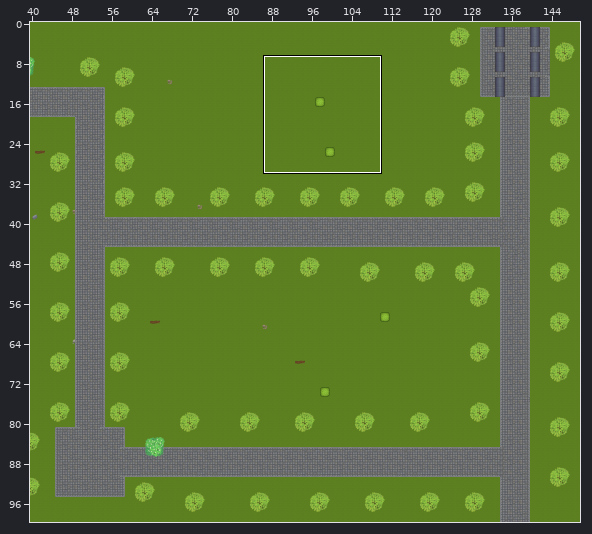
Level history. Tiled map (JSON): asset/img/tiled/location_5.json. Above, an overview of the earlier version with the close-up marked.
Close-up. The starting point:
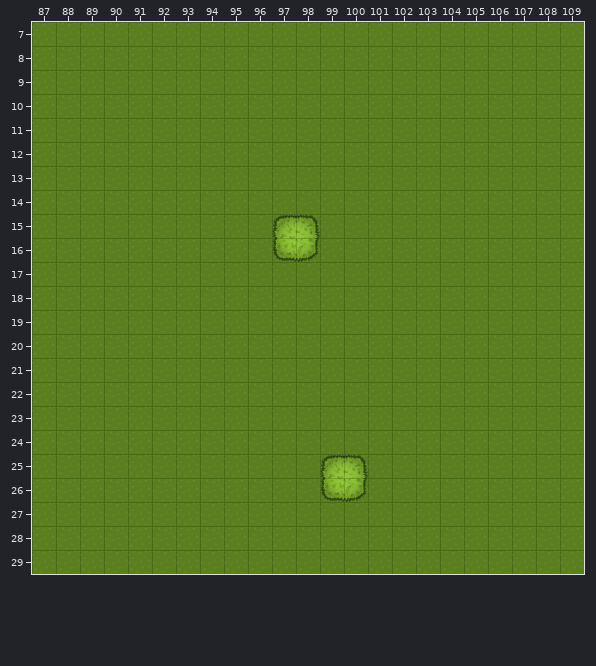
Cells are 32x32 px. Shown: x 87..109, y 7..29. The commit also changed other parts of the map, which this record leaves out.
The result:
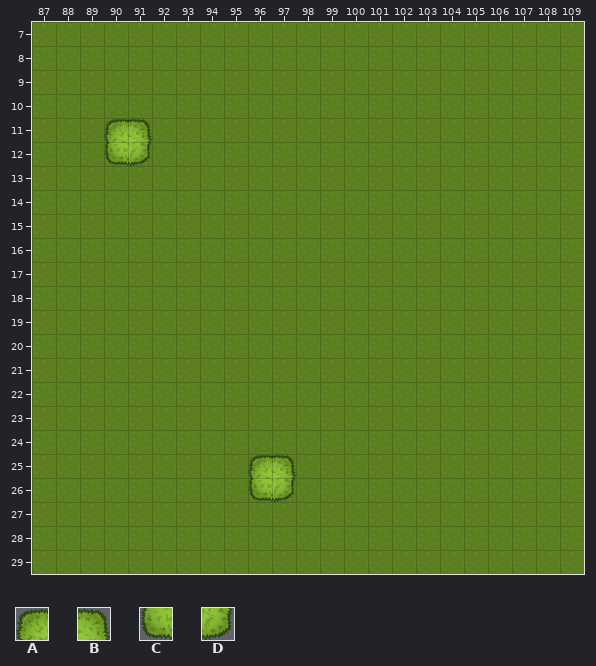
Key: from "level_1": A 516, B 517, C 566, D 567.
_ is an empty cell.
Diff:
Layer "block":
y 11: x 90..91 __ -> AB
y 12: x 90..91 __ -> CD
y 25: x 96..97 __ -> AB
y 26: x 96..97 __ -> CD
Layer "tree":
y 15: x 97..98 AB -> __
y 16: x 97..98 CD -> __
y 25: x 99..100 AB -> __
y 26: x 99..100 CD -> __
Changed places in both close-ups, as pixel boxes (x1, y1, x2, y2):
added: (104, 118, 152, 166)
removed: (272, 214, 320, 262)
added: (248, 454, 296, 502)
removed: (320, 454, 368, 502)
